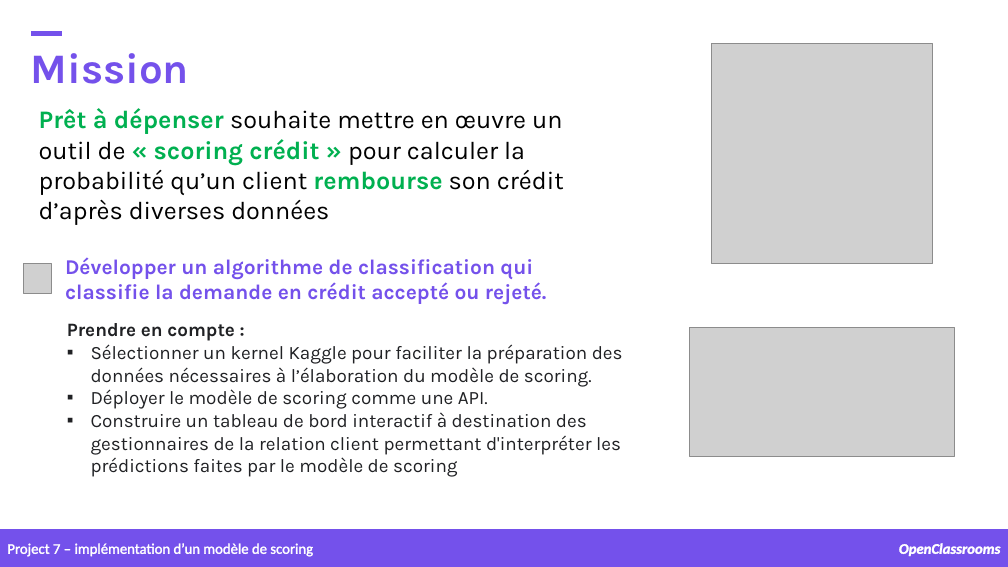
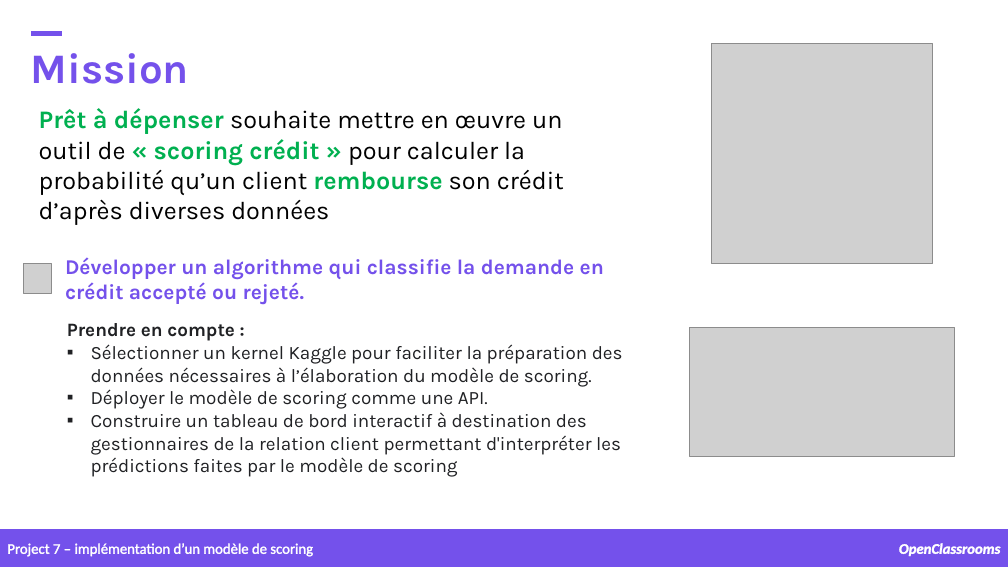
Before and after one commit to samirhinojosa/OC-P7-IMPLEMENT-A-SCORING-MODEL, a slide deck: slide 4 of supports/P7_presentation_final.pptx. Drawn at 1008x567 pixels with LibreOffice and Linux fonts; fonts in the diff are those of the drawing; grey boxes stand for pictures; background and template pictures are left out. Boxes give left, top, right and bottom in pixels: in the first picture for what was removed or moved away, otherwise in the second. Text is boxed around its words. In the diff, an @@ line names an element or a change of style, - is before the commit and + after.

```diff
--- a/supports/P7_presentation_final.pptx
+++ b/supports/P7_presentation_final.pptx
@@ text at (65, 257, 604, 304): text changed @@
-Développer un algorithme de classification qui classifie la demande en crédit accepté ou rejeté.
+Développer un algorithme qui classifie la demande en crédit accepté ou rejeté.
```
Also in this commit, not shown: 4 other slides changed, 1 other file.
